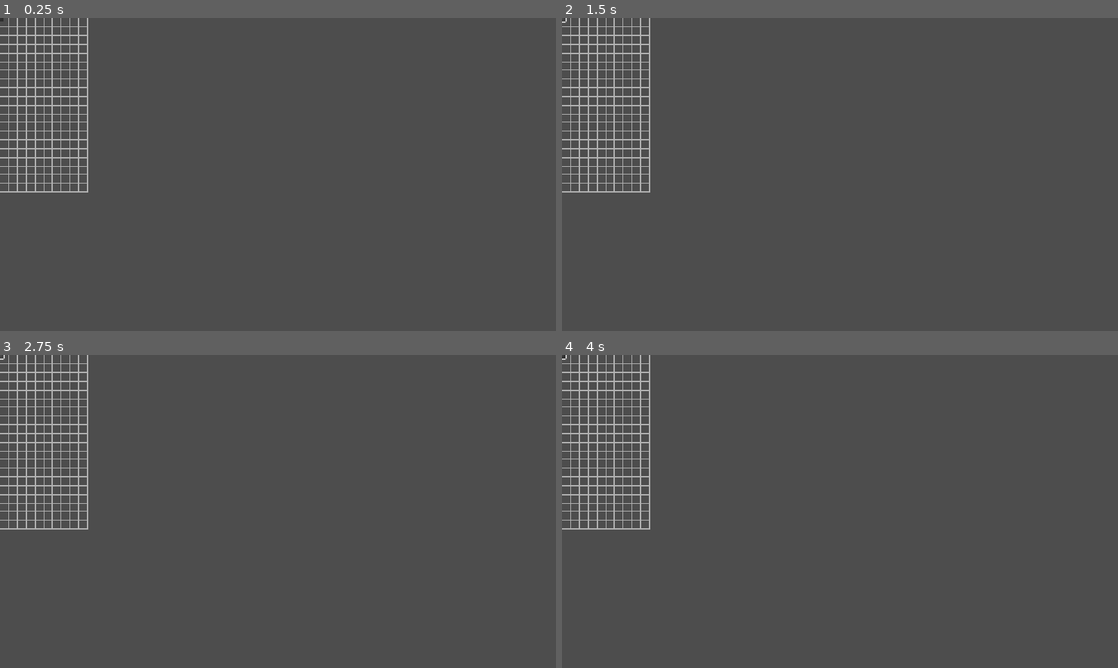
Above: before the commit, frames 1-4 (two rows, left to right).
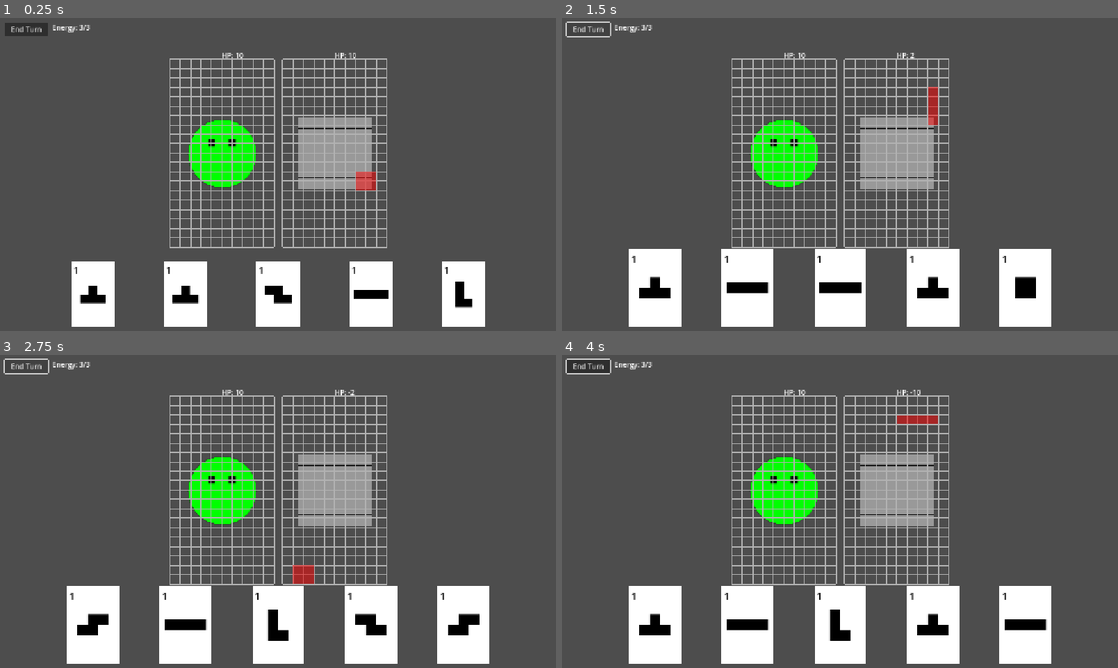
Above: after the commit, the same moments.

Repository: dBinet/SquirrelAttack
Game: Godot game, scene res://scenes/Main.tscn
The game is run twice, just before and just after one commit, with the same random seed, the same clock (stepped at 60 frames per second) and the same inputs.
Inputs (mouse positions are in pixels of both pictures, inside the frame that each line leads up to; where the layout moved, square brackets give the same spot in the first picture):
- Up to frame 1 (0.25 s): no input
- Up to frame 2 (1.5 s): click (589, 30) [562, 21] at 0.5 s; click (589, 30) [562, 21] at 1.25 s
- Up to frame 3 (2.75 s): click (27, 367) [0, 358] at 2 s
- Up to frame 4 (4 s): tap Enter at 2.75 s; move the mouse to (962, 495) at 2.77 s; click (962, 495) at 2.92 s; tap Space at 3.5 s; drag from (728, 527) to (812, 574) at 3.52 s

The runs differ from the first frame. In frame 1, 20% of the frame differs, in the area x 0-88%, y 0-99%; in frame 2, 23%; in frame 3, 23%; in frame 4, 24%.
Error before the commit: Parse Error: Cannot infer the type of "max_size" variable because the value doesn't have a set type. (res://scripts/Main.gd:217)

Commit message:
Fix type inference errors in Main.gd

Diff:
--- a/scripts/Main.gd
+++ b/scripts/Main.gd
@@ -212,10 +212,10 @@
 
 
 func _update_character_scale() -> void:
-    var grid_width := Grid.COLS * Grid.CELL_SIZE
-    var grid_height := Grid.ROWS * Grid.CELL_SIZE * GRID_VERTICAL_SCALE
-    var max_size := min(grid_width, grid_height) * 0.7
-    var factor := max_size / 64.0
+    var grid_width: float = Grid.COLS * Grid.CELL_SIZE
+    var grid_height: float = Grid.ROWS * Grid.CELL_SIZE * GRID_VERTICAL_SCALE
+    var max_size: float = min(grid_width, grid_height) * 0.7
+    var factor: float = max_size / 64.0
     _alien_sprite.scale = Vector2(factor, factor)
     _mech_sprite.scale = Vector2(factor, factor)
 
